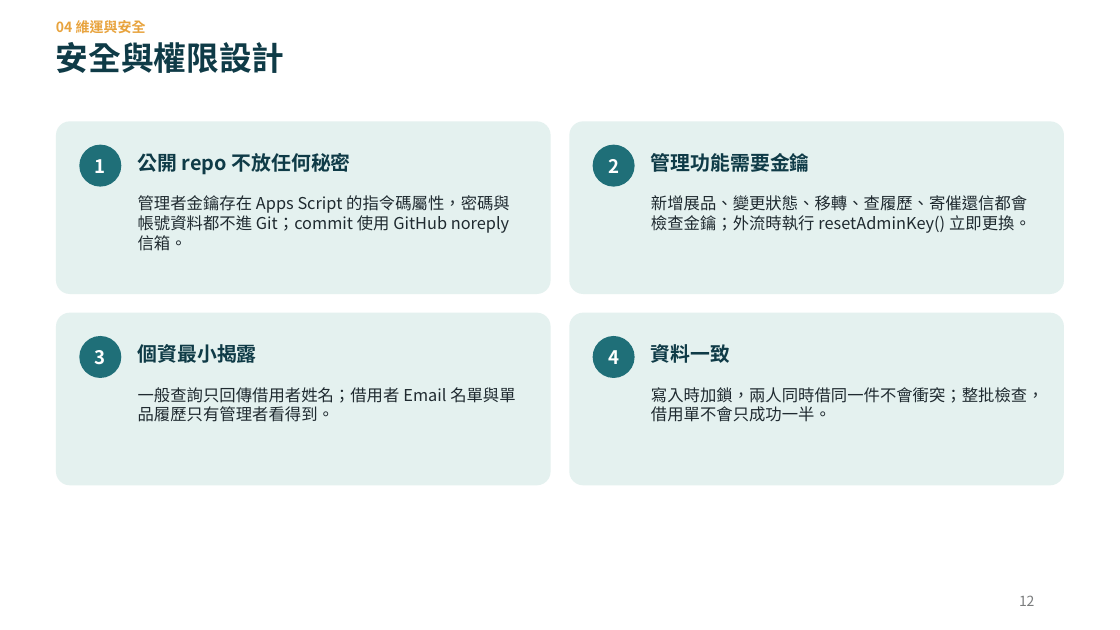
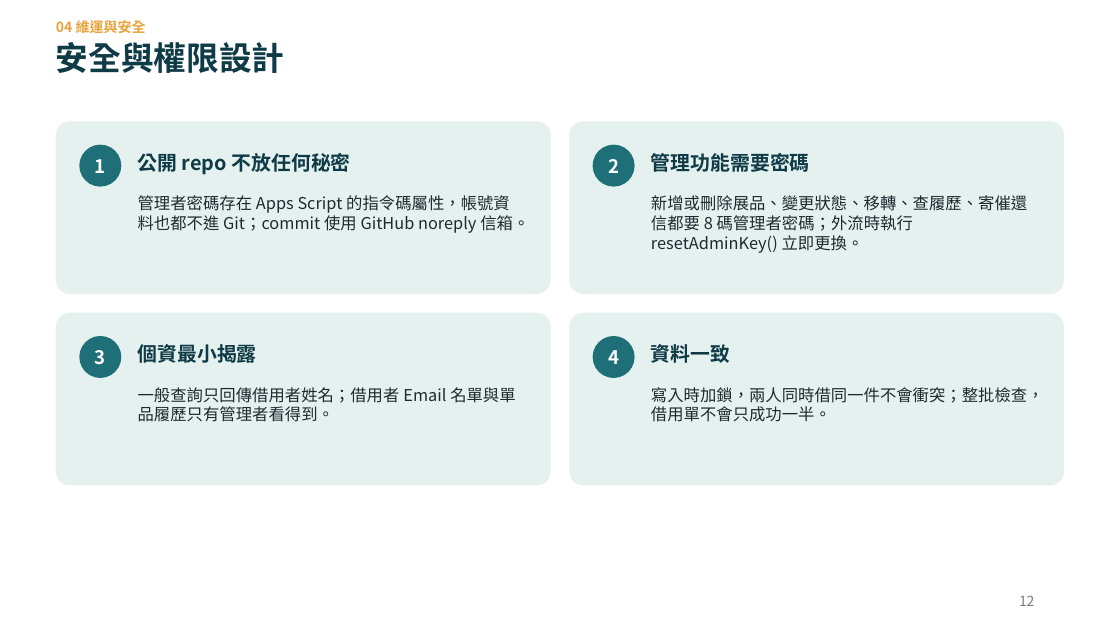
Before and after one commit to fihmvs-tech/sample-inventory-system, a slide deck: slide 12 of docs/設計架構簡報.pptx. Drawn at 1120x630 pixels with LibreOffice and Linux fonts; fonts in the diff are those of the drawing. Boxes give left, top, right and bottom in pixels: in the first picture for what was removed or moved away, otherwise in the second. Text is boxed around its words. In the diff, an @@ line names an element or a change of style, - is before the commit and + after.

```diff
--- a/docs/設計架構簡報.pptx
+++ b/docs/設計架構簡報.pptx
@@ text at [651, 153, 810, 172]: text changed @@
-管理功能需要金鑰
+管理功能需要密碼
@@ text at [138, 195, 529, 233]: text changed @@
-管理者金鑰存在 Apps Script 的指令碼屬性，密碼與帳號資料都不進 Git；commit 使用 GitHub noreply 信箱。
+管理者密碼存在 Apps Script 的指令碼屬性，帳號資料也都不進 Git；commit 使用 GitHub noreply 信箱。
@@ text at [651, 195, 1027, 253]: text changed @@
-新增展品、變更狀態、移轉、查履歷、寄催還信都會檢查金鑰；外流時執行 resetAdminKey() 立即更換。
+新增或刪除展品、變更狀態、移轉、查履歷、寄催還信都要 8 碼管理者密碼；外流時執行 resetAdminKey() 立即更換。
```
Also in this commit, not shown: 1 other slide changed.
